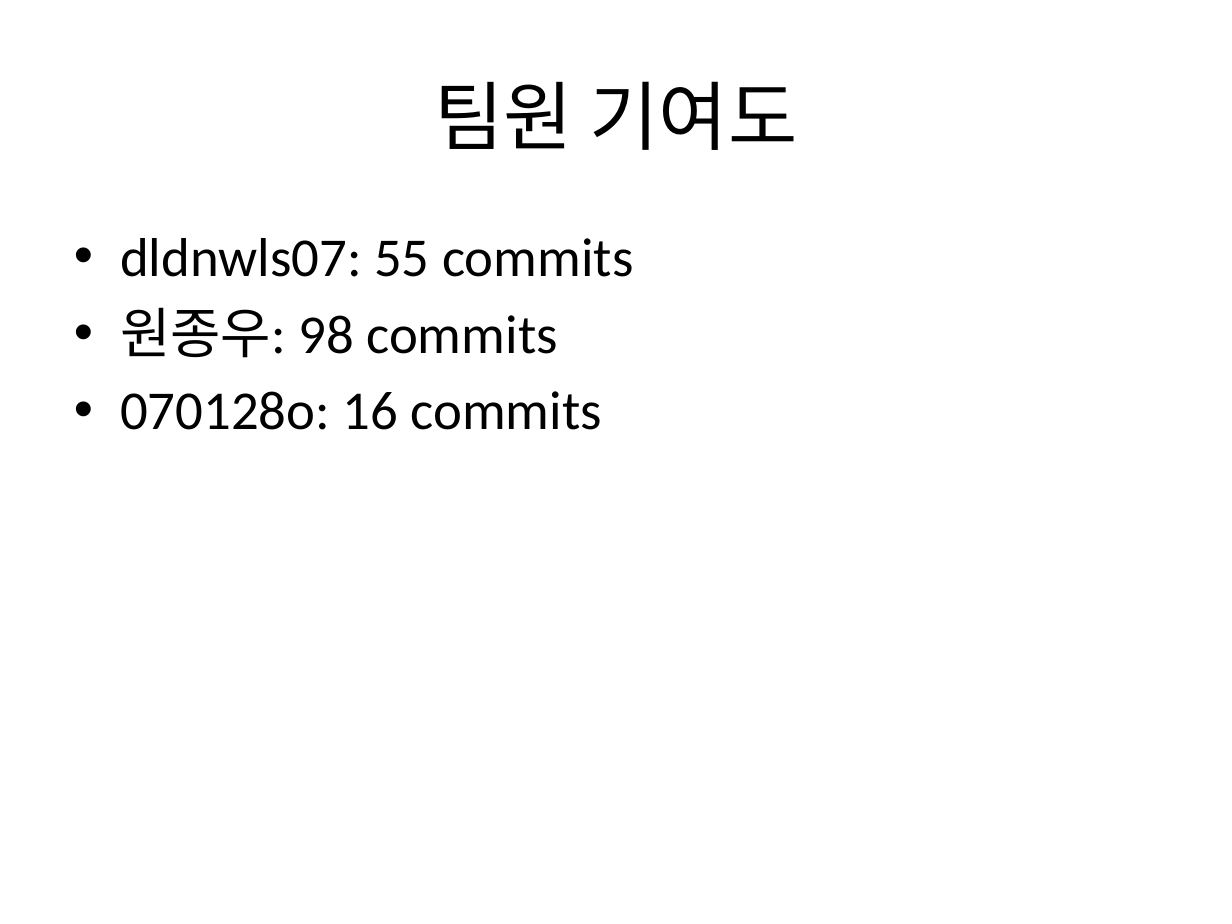
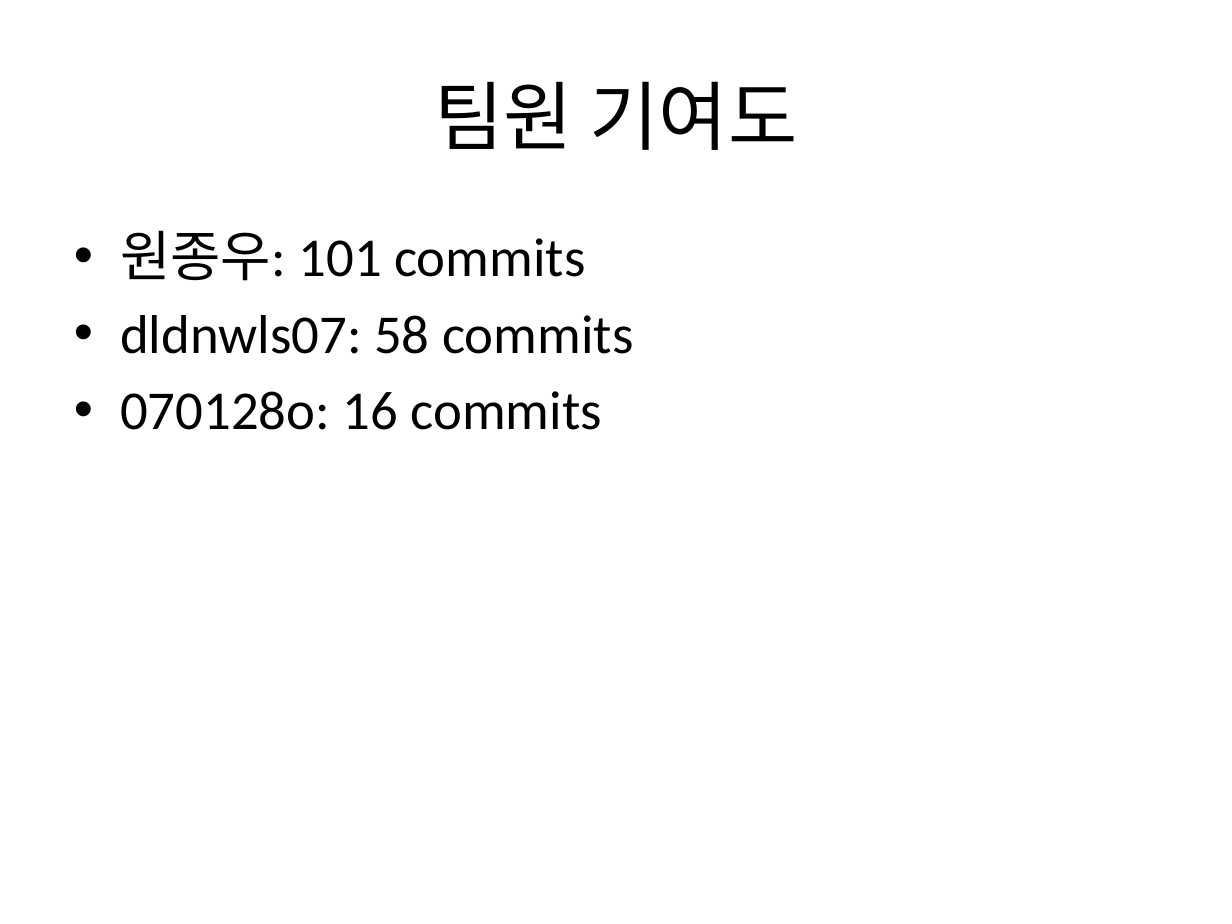
Before and after one commit to Jongwoo0101/worksight-commit-bot, a slide deck: slide 2 of data/commit_report.pptx. Drawn at 1232x924 pixels with LibreOffice and Linux fonts; fonts in the diff are those of the drawing. Boxes give left, top, right and bottom in pixels: in the first picture for what was removed or moved away, otherwise in the second. Text is boxed around its words. In the diff, an @@ line names an element or a change of style, - is before the commit and + after.

Commit message:
feat: target repo 신규 커밋 175건 반영 - Merge pull request #6 from Jongwoo0101/feature/frontend-refactor-and-bugfix
refactor: resolve frontend spec issues and fix shared state bug 작성자: 원종우 코드: 223e97a
- fix: recover commute state drift when backend worklog is reset 작성자: dldnwls07 코드: 2771b01
- feat: include participantId in meeting notifications and refactor team store selectors for improved reactivity 작성자: dldnwls07 코드: ffd89bd
- fix: 화상회의 방 재입장 시 호스트/참가자 상태 동기화 및 모달 미표시 버그 수정 작성자: 원종우 코드: 9cc00cd
- fix: SecurityConfig.java @Value 제거
localhost:5173 하드코딩 유지. 대신 새 API 경로들(/api/meetings/**, /api/notifications/**, /api/standup/**) 추가된 것만 반영 작성자: 원종우 코드: 2733dd7

```diff
--- a/data/commit_report.pptx
+++ b/data/commit_report.pptx
@@ text at (120,230,633,354): text changed @@
-• dldnwls07: 55 commits
-• 원종우: 98 commits
+• 원종우: 101 commits
+• dldnwls07: 58 commits
```
Also in this commit, not shown: 3 other slides changed, 3 slides added, 3 slides removed, 7 other files.
